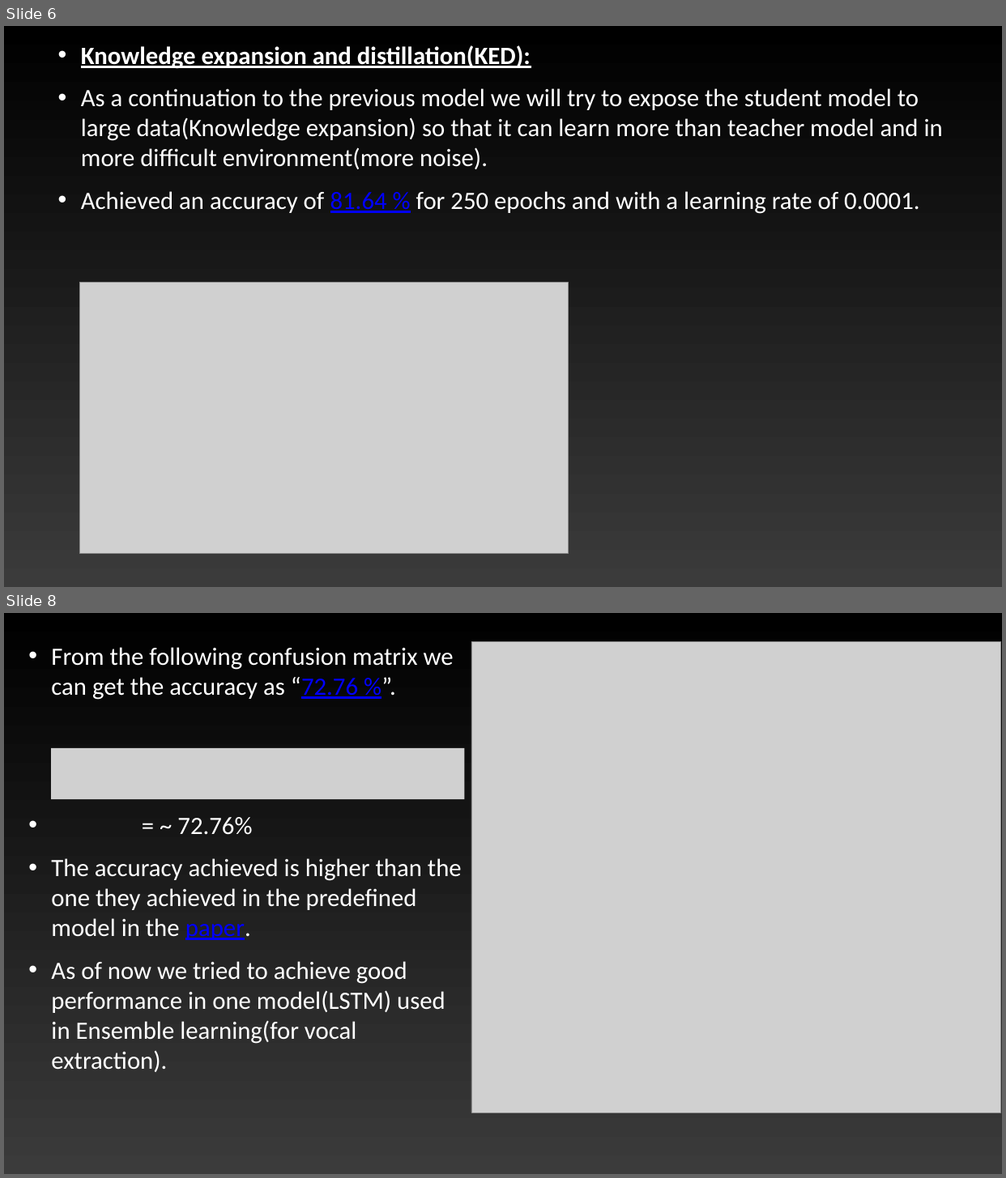
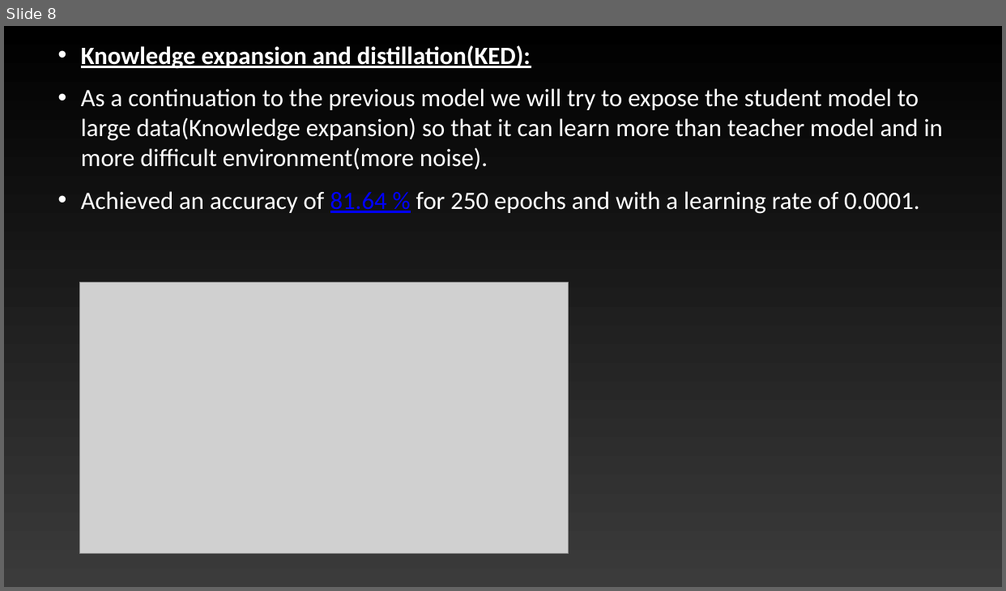
Before and after one commit to manichandra3/Music-Genre-Prediction-NLP_CS683-Group-Project-, a slide deck: Presentation.pptx. Shown one above the other, each under a label of ours: slides 6 and 8 before the commit, slide 8 after it; the slides between them are not shown. The pictures are 1006x1178 and 1006x591 pixels, drawn with LibreOffice and Linux fonts; fonts in the diff are those of the drawing; grey boxes stand for pictures. Boxes give left, top, right and bottom in pixels: in the first picture for what was removed or moved away, otherwise in the second. Text is boxed around its words. In the diff, an @@ line names an element or a change of style, - is before the commit and + after.

```diff
--- a/Presentation.pptx
+++ b/Presentation.pptx
@@ slide 8 removed at (4,613,1002,1174), background gradient #000000 to #3B3B3B @@
@@ text removed at (51,647,454,700) @@
-• From the following confusion matrix we can get the accuracy as “72.76 %”.
@@ picture removed at (471,642,1001,1113) @@
@@ picture removed at (51,748,464,799) @@
@@ text removed at (51,817,462,1072) @@
-• = ~ 72.76%
-• The accuracy achieved is higher than the one they achieved in the predefined model in the paper.
-• As of now we tried to achieve good performance in one model(LSTM) used in Ensemble learning(for vocal extraction).
@@ what was slide 6 is now slide 8 @@
```
Also in this commit, not shown: 4 slides changed, 2 slides added, 3 other slides removed.
